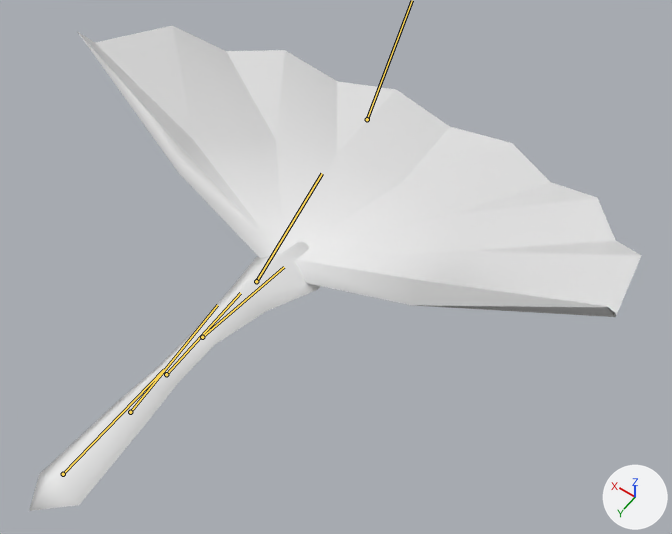
Before and after pictures for a commit that changed the Blender file Fragments Source/LEAF/20 (need fix)/models/FE_LEAF_20-release.blend.
The view is the same before and after, from a 50 mm lens placed at (-0.615, 0.235, 1.15), pointed at (-0.08, -0.513, -0.025). The axes (+X, +Y, +Z) are drawn at lower right. The lights are the same throughout. Both versions are drawn at frame 15 of the action 'DeformAxisUp'; the numbers are the values there. The bones that bend it are drawn over the model as lines.

The first picture shows '1,252320 B 73,5302 F40 L50 U 26,8037'.
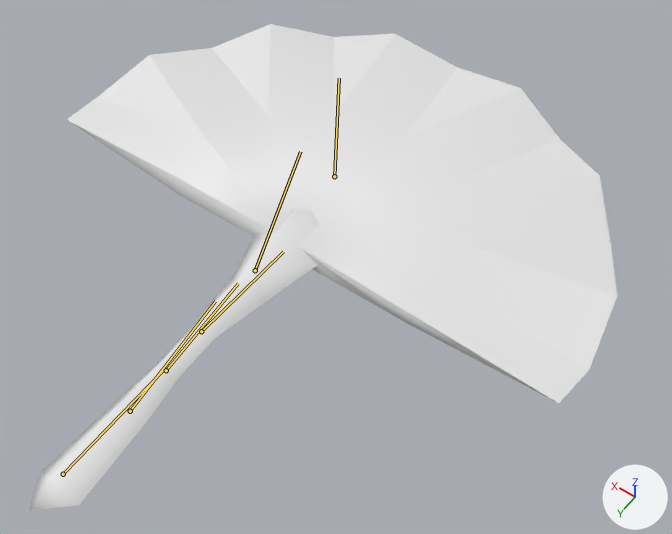
Pixel boxes [x1, y1, x2, y2] of what changed, in the pictures (672 x 534 px):
'1,252320 B 73,5302 F40 L50 U 26,8037', posed
    before: [29, 26, 641, 511]
    after: [29, 24, 617, 511]
bone 'Bone.001', root to tip
    before: (130, 412) to (217, 305)
    after: (130, 411) to (215, 301)
bone 'Bone.003', root to tip
    before: (166, 374) to (240, 293)
    after: (166, 370) to (238, 283)
bone 'Bone.004', root to tip
    before: (202, 337) to (284, 267)
    after: (201, 331) to (283, 251)
bone 'Bone.002', root to tip
    before: (256, 281) to (322, 173)
    after: (255, 270) to (300, 151)
bone 'Bone.005', root to tip
    before: (367, 119) to (412, 0)
    after: (334, 176) to (339, 78)

What the commit changed:
Bone 'Bone.001' (bone_bone_001) moves from (0.0, 0.0, -0.013) to (0.0, 0.0, -0.015).
Bone 'Bone.001' (bone_bone_001) turns from (-11, 0, 0) to (-13, 0, 0) degrees about its own x, y and z.
Bone 'Bone.003' (bone_bone_003) moves from (0.0, 0.0, -0.009) to (0.0, 0.0, -0.012).
Bone 'Bone.003' (bone_bone_003) turns from (-13, 0, 0) to (-16, 0, 0) degrees about its own x, y and z.
Bone 'Bone.004' (bone_bone_004) moves from (0.0, 0.0, 0.004) to (0.0, 0.0, 0.007).
Bone 'Bone.004' (bone_bone_004) turns from (-1, 0, 0) to (-2, 0, 0) degrees about its own x, y and z.
Bone 'Bone.002' (bone_bone_002) moves from (0.0, 0.0, 0.005) to (0.0, 0.0, 0.007).
Bone 'Bone.002' (bone_bone_002) turns from (-3, 0, 0) to (-20, 0, 0) degrees about its own x, y and z.
Bone 'Bone.005' (bone_bone_005) moves from (0.0, 0.197, 0.008) to (0.0, 0.0, 0.0).
Bone 'Bone.005' (bone_bone_005) turns from (9, 0, 0) to (0, 0, 0) degrees about its own x, y and z.
